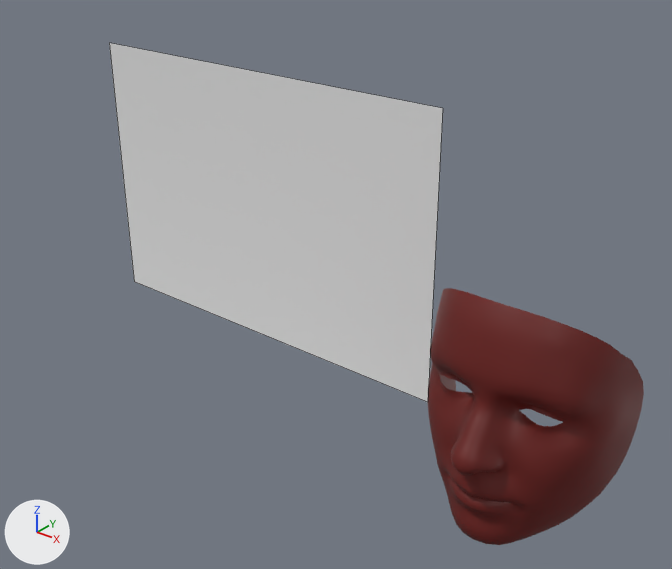
Renders of the Blender file resources/testo.blend from each side of a commit.
Rendered twice from a camera (50 mm lens) standing at (0.7, -2.33, 2.94) and looking at (-1.58, 0.51, 1.18). Every picture has the same lights, and +X, +Y and +Z are marked at lower left. Mesh edges are drawn as thin lines on the coarser meshes.

Objects in the first picture: 'Neutral', 'Plane'.
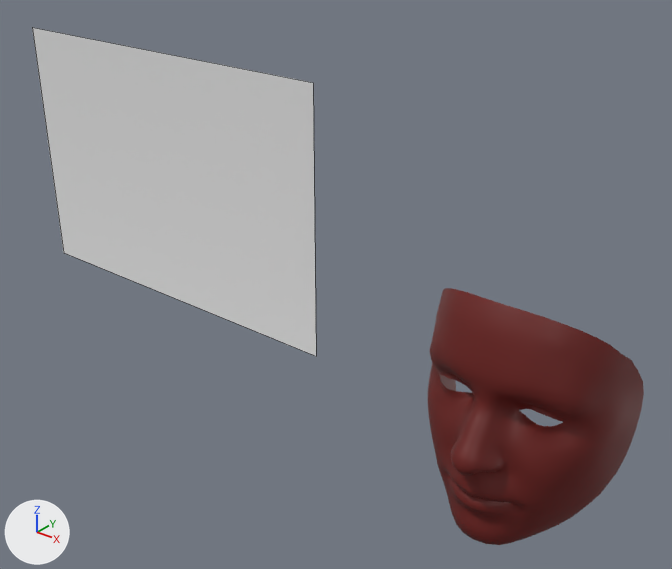
Pixel boxes (x1, y1, x2, y2) of what changed, in the pictures (672 x 569 px):
'Plane', reshaped, moved (15% narrower, 9% shorter): before (109, 43, 443, 402); after (32, 28, 316, 356)

What changed in the scene script:
```text
Change me_plane:
    where me_plane.from_pydata(...)  # 4 vertices, 1 face; spans x -3.19..-1.19, y 0.69, z 0.64..1.98
    used by ob_plane; location = (0.0, 0.0, 0.0)
    me_plane part 1
    me_plane.vertices[0].co: (-1.19, 0.69, 1.98) -> (1.19, 0.69, 1.98)  # pixel (442, 108) -> pixel (32, 27)
    me_plane.vertices[1].co: (-1.19, 0.69, 0.64) -> (1.19, 0.69, 0.64)  # pixel (427, 402) -> pixel (63, 252)
    me_plane.vertices[2].co: (-3.19, 0.69, 1.98) -> (3.19, 0.69, 1.98)  # pixel (109, 42) -> pixel (313, 82)
    me_plane.vertices[3].co: (-3.19, 0.69, 0.64) -> (3.19, 0.69, 0.64)  # pixel (134, 281) -> pixel (316, 356)
Change ob_plane:
    ob_plane.location: (0.0, 0.0, 0.0) -> (-5.04, 0.0, 0.0)
```
